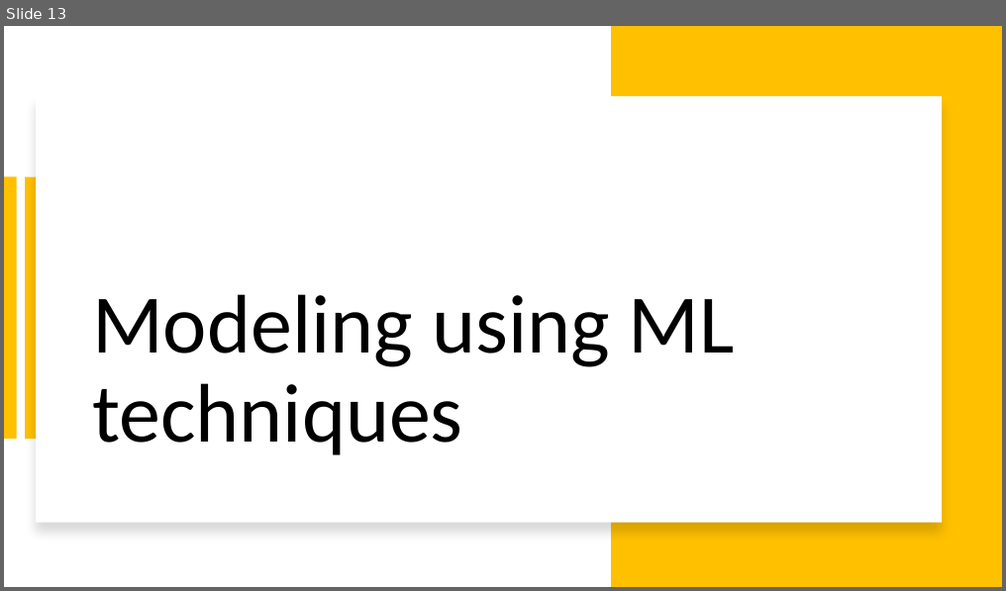
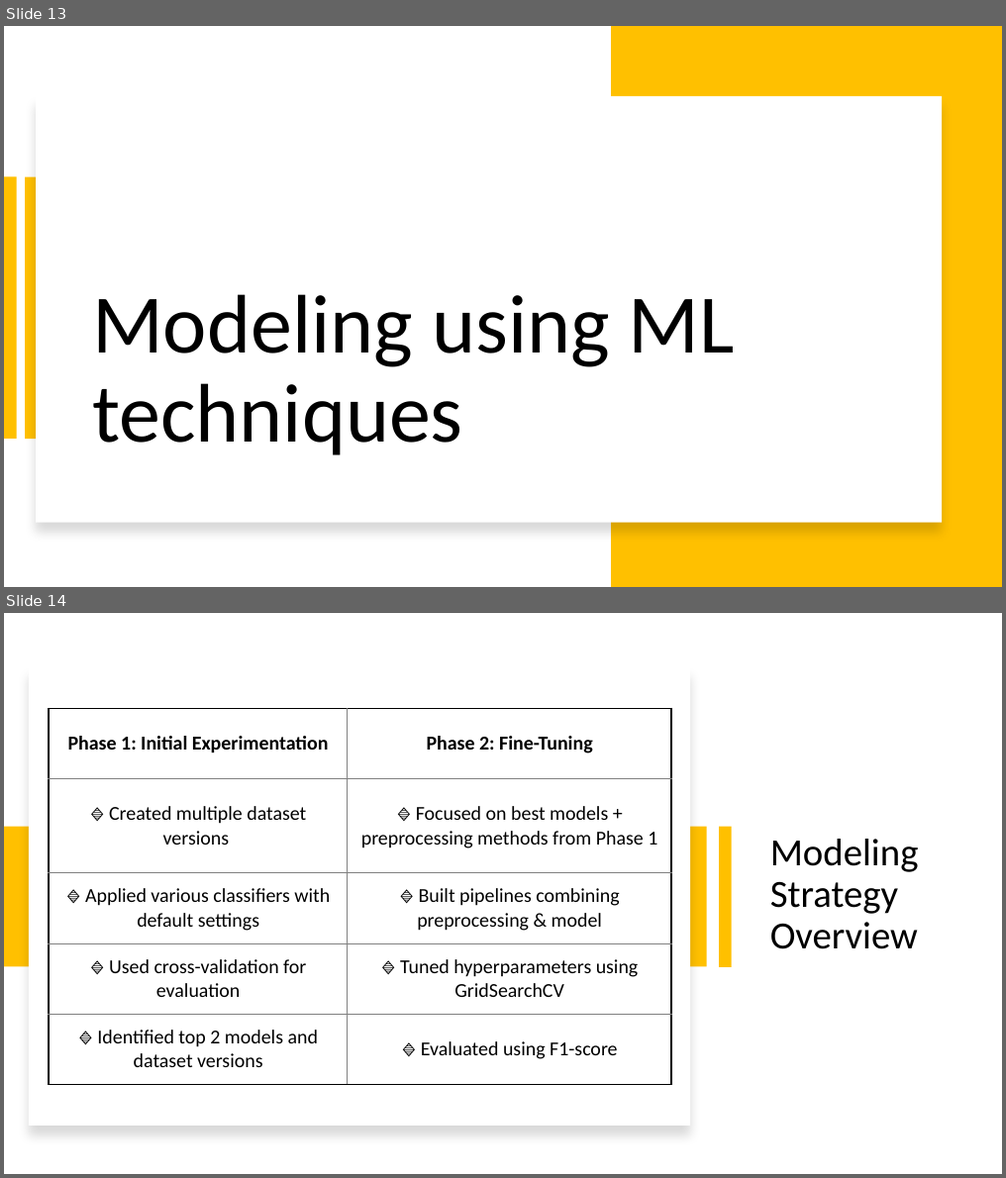
Before and after one commit to ileontios03/EPL448_Project, a slide deck: presentation.pptx. Shown one above the other, each under a label of ours: slide 13 before the commit, slides 13 and 14 after it. The pictures are 1006x591 and 1006x1178 pixels, drawn with LibreOffice and Linux fonts; fonts in the diff are those of the drawing. Boxes give left, top, right and bottom in pixels: in the first picture for what was removed or moved away, otherwise in the second. Text is boxed around its words. In the diff, an @@ line names an element or a change of style, - is before the commit and + after.

```diff
--- a/presentation.pptx
+++ b/presentation.pptx
@@ slide 14 added at box(4, 613, 1002, 1174), background #FFFFFF @@
@@ rectangle added at box(29, 667, 690, 1126), fill #FFFFFF @@
@@ table added at box(49, 709, 672, 1085), 5 rows, 2 columns @@
+Phase 1: Initial Experimentation | Phase 2: Fine-Tuning
+🔹 Created multiple dataset versions | 🔹 Focused on best models + preprocessing methods from Phase 1
+🔹 Applied various classifiers with default settings | 🔹 Built pipelines combining preprocessing & model
+🔹 Used cross-validation for evaluation | 🔹 Tuned hyperparameters using GridSearchCV
+🔹 Identified top 2 models and dataset versions | 🔹 Evaluated using F1-score
@@ rectangle added at box(4, 827, 707, 967), fill #FFC000 @@
@@ rectangle added at box(719, 827, 732, 967), fill #FFC000 @@
@@ title added at box(770, 839, 919, 950), 37 pt, text #000000 @@
+Modeling Strategy Overview
```
Also in this commit, not shown: 1 slide changed, 4 other slides added.
